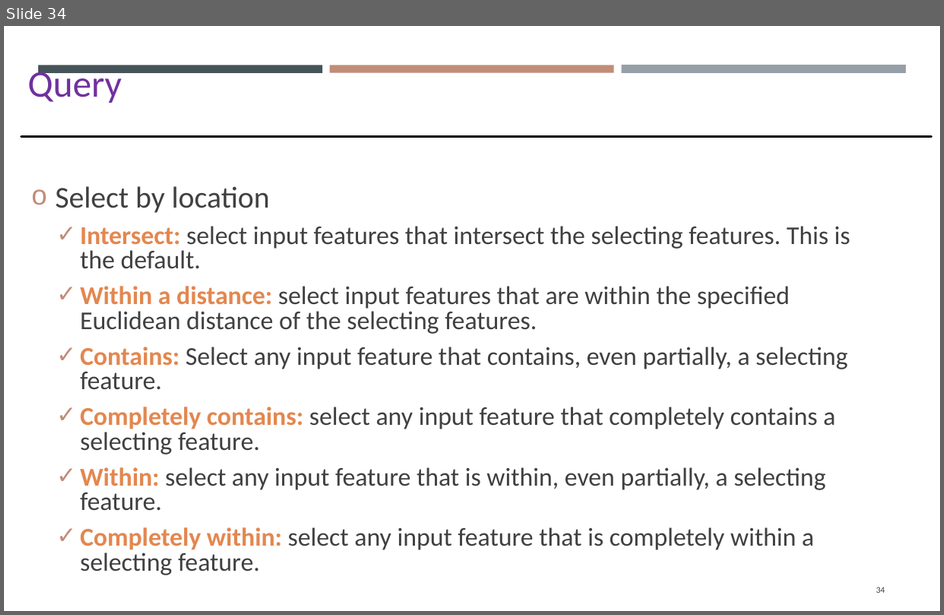
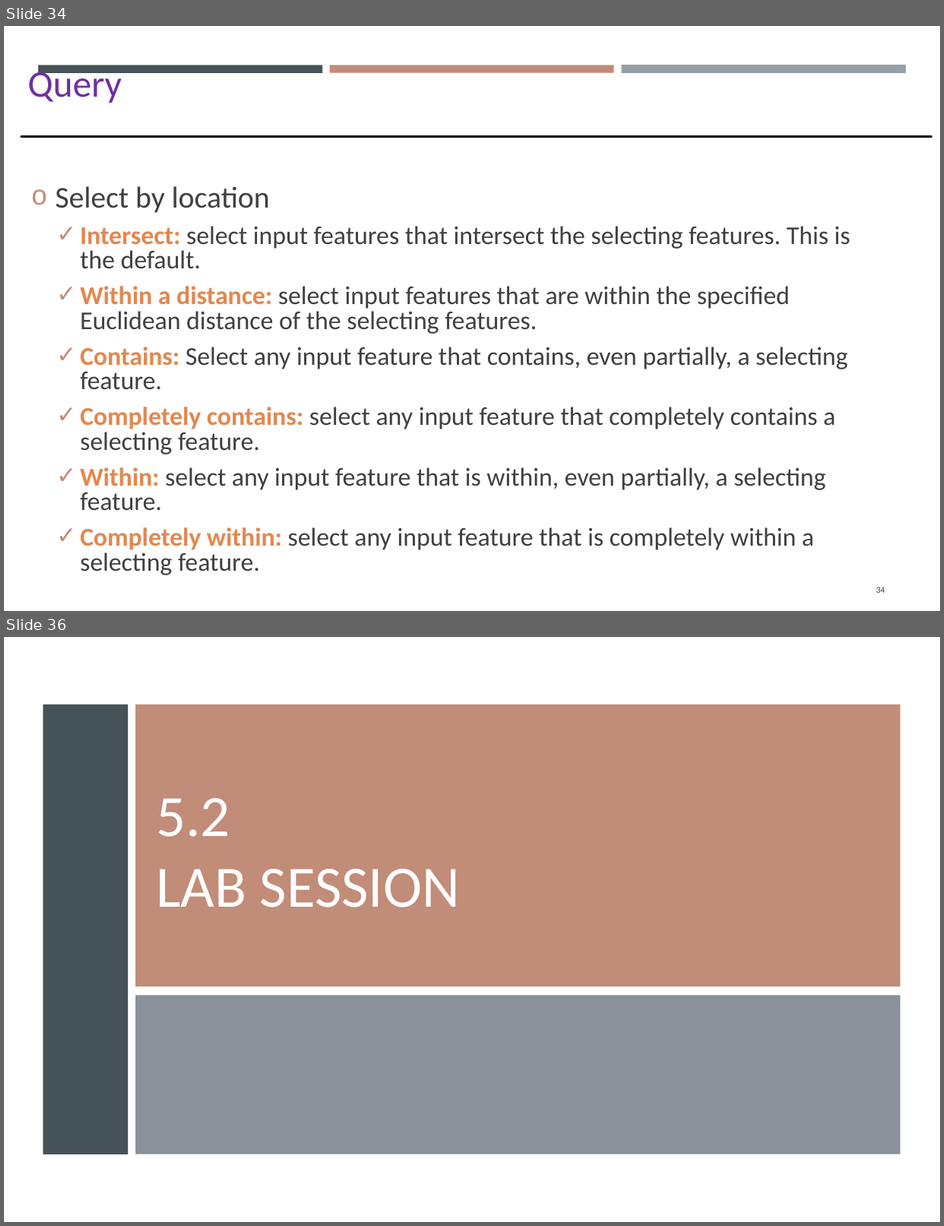
Before and after one commit to gisynw/GIS_I, a slide deck: docs/Lectures/Week05/Week05_GEOG2475_TU.pptx. Shown one above the other, each under a label of ours: slide 34 before the commit, slides 34 and 36 after it; the slides between them are not shown. The pictures are 944x615 and 944x1226 pixels, drawn with LibreOffice and Linux fonts; fonts in the diff are those of the drawing. Boxes give left, top, right and bottom in pixels: in the first picture for what was removed or moved away, otherwise in the second. Text is boxed around its words. In the diff, an @@ line names an element or a change of style, - is before the commit and + after.

```diff
--- a/docs/Lectures/Week05/Week05_GEOG2475_TU.pptx
+++ b/docs/Lectures/Week05/Week05_GEOG2475_TU.pptx
@@ slide 36 added at (4, 637, 940, 1222), background #FFFFFF @@
@@ rectangle added at (4, 666, 940, 1193), fill #FFFFFF @@
@@ rectangle added at (44, 705, 129, 1155), fill #465359 @@
@@ rectangle added at (135, 705, 900, 987), fill #C18C78 @@
@@ title added at (157, 798, 460, 908), 40.5 pt, text #FFFFFF @@
+5.2
+LAB SESSION
@@ rectangle added at (135, 995, 900, 1154), fill #6C7781 at 80% opacity @@
```
Also in this commit, not shown: 10 slides changed, 2 other slides added, 3 slides removed, 24 other files.
